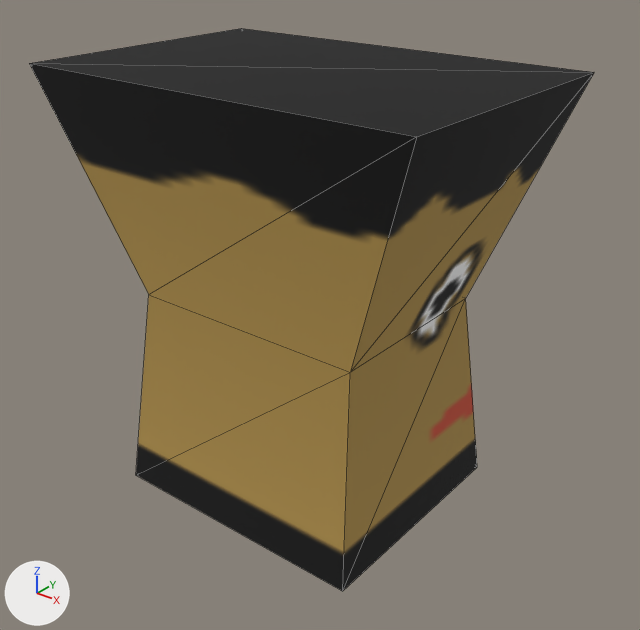
The FBX model MgaUnityProj/Assets/Fundament/Avatar/Artwork/Orignal/Humanoid/Heads/C_GH_Head_M1.FBX: old version first, new version second.
Both versions are drawn from a camera (50 mm lens) standing at (0.816, -0.991, 0.582) and looking at (0.03, -0.009, -0.027). The lights are fixed; the arrows at lower left show +X, +Y and +Z. Mesh edges are drawn as thin lines.

The first picture shows 'Head1'.
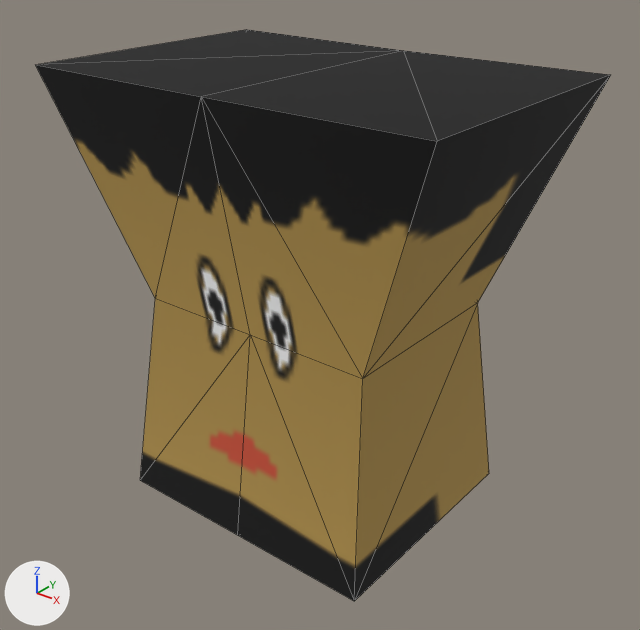
The change, as a diff of the scene's bpy script:
```diff
--- a/MgaUnityProj/Assets/Fundament/Avatar/Artwork/Orignal/Humanoid/Heads/C_GH_Head_M1.FBX.py
+++ b/MgaUnityProj/Assets/Fundament/Avatar/Artwork/Orignal/Humanoid/Heads/C_GH_Head_M1.FBX.py
@@ me_mesh @@
 # used by ob_head1; location = (0.0, -0.005, 0.0); rotation_euler = (1.571, 0.0, 0.0), in degrees (90, 0, 0); scale = (0.0268, 0.0254, 0.0176)
-me_mesh.from_pydata(...)  # 12 vertices, 20 faces; spans x -12.4..12.4, y -13.4..13.8, z -12.7..12.7
+me_mesh.from_pydata(...)  # 18 vertices, 32 faces; spans x -13.0..13.5, y -13.6..13.7, z -9.1..8.3
+# me_mesh part 1: the whole mesh is rebuilt
 me_mesh.materials.append(mat_01___default)
@@ ob_head1 @@
 ob_head1 = bpy.data.objects.new('Head1', me_mesh)
-ob_head1.location = (0.0, -0.005, 0.0)
+ob_head1.location = (0.013, -0.015, 0.001)
 ob_head1.rotation_euler = (1.571, 0.0, 0.0)  # degrees (90, 0, 0)
-ob_head1.scale = (0.0268, 0.0254, 0.0176)
+ob_head1.scale = (0.0254, 0.0254, 0.0254)
```

Boxes (x1, y1, x2, y2) around the edits, measured in the pictures (640 x 630 px):
'Head1', reshaped, moved, rescaled: before (29, 28, 594, 591); after (36, 29, 611, 601)
